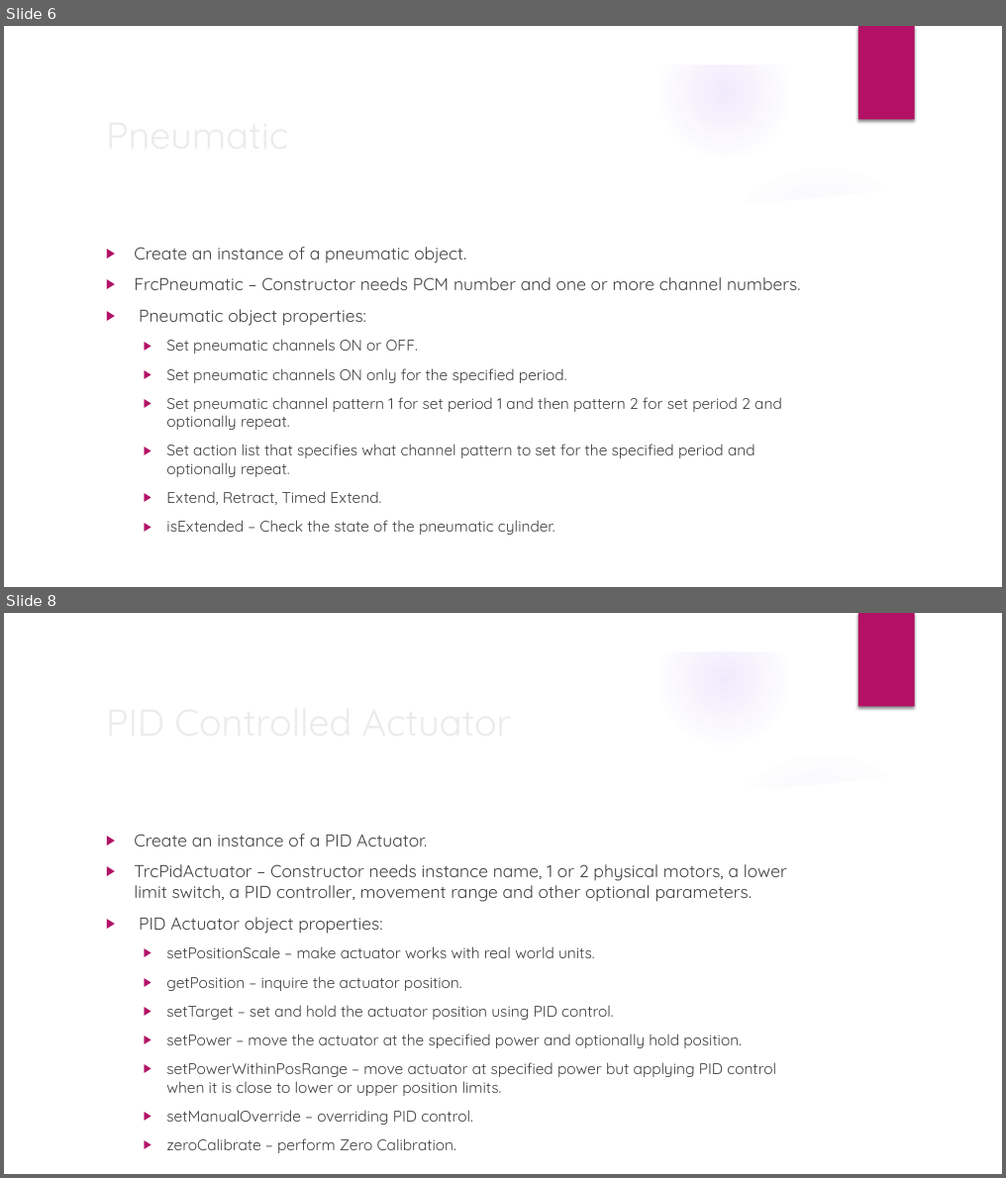
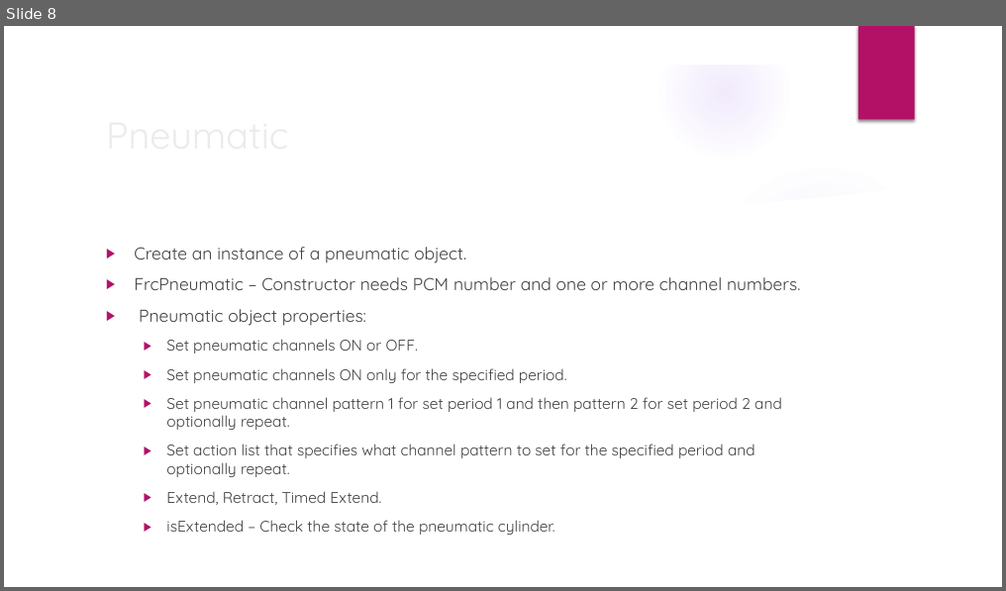
Before and after one commit to trc492/FrcProgrammingClass, a slide deck: Lesson4/AdvancedRoboticsLesson4.pptx. Shown one above the other, each under a label of ours: slides 6 and 8 before the commit, slide 8 after it; the slides between them are not shown. The pictures are 1006x1178 and 1006x591 pixels, drawn with LibreOffice and Linux fonts; fonts in the diff are those of the drawing; background and template pictures are left out. Boxes give left, top, right and bottom in pixels: in the first picture for what was removed or moved away, otherwise in the second. Text is boxed around its words. In the diff, an @@ line names an element or a change of style, - is before the commit and + after.

```diff
--- a/Lesson4/AdvancedRoboticsLesson4.pptx
+++ b/Lesson4/AdvancedRoboticsLesson4.pptx
@@ slide 8 removed at (x1=4, y1=613, x2=1002, y2=1174), background picture (left out); not listed: 9 template elements that a slide beside it also shows @@
@@ title removed at (x1=98, y1=692, x2=816, y2=750) @@
-PID Controlled Actuator
@@ text removed at (x1=134, y1=834, x2=787, y2=1154) @@
-▶ Create an instance of a PID Actuator.
-▶ TrcPidActuator – Constructor needs instance name, 1 or 2 physical motors, a lower limit switch, a PID controller, movement range and other optional parameters.
-▶ PID Actuator object properties:
-  ▶ setPositionScale – make actuator works with real world units.
-  ▶ getPosition – inquire the actuator position.
-  ▶ setTarget – set and hold the actuator position using PID control.
-  ▶ setPower – move the actuator at the specified power and optionally hold position.
-  ▶ setPowerWithinPosRange – move actuator at specified power but applying PID control when it is close to lower or upper position limits.
-  ▶ setManualOverride – overriding PID control.
-  ▶ zeroCalibrate – perform Zero Calibration.
@@ what was slide 6 is now slide 8 @@
```
Also in this commit, not shown: 6 slides changed, 1 slide added, 3 other files.
